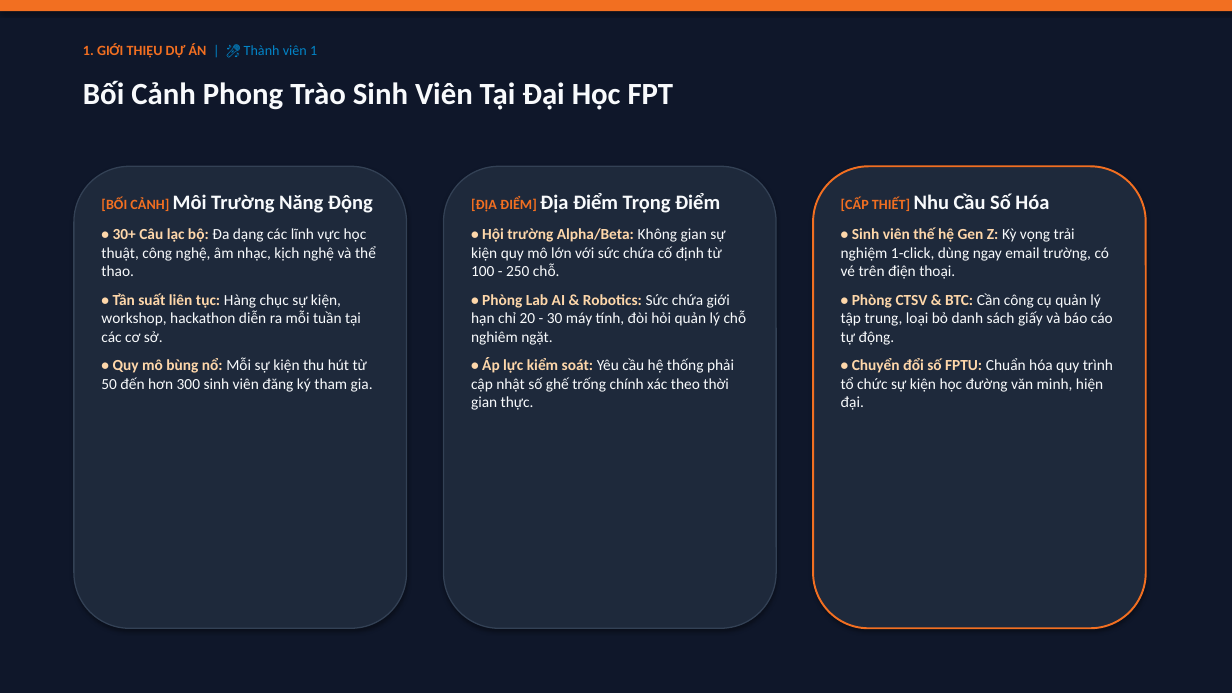
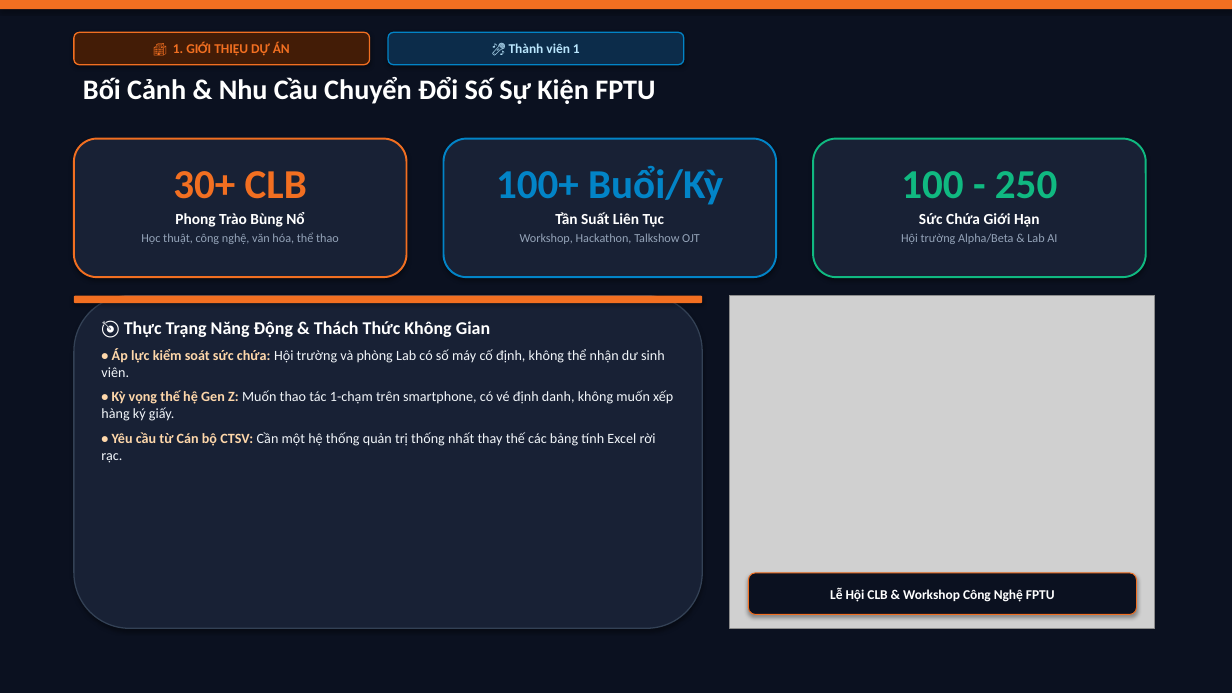
Before and after one commit to CongDung0506/FPTU-EventHub, a slide deck: slide 2 of SLIDE_THUYET_TRINH_FPTU_EVENTHUB.pptx. Drawn at 1232x693 pixels with LibreOffice and Linux fonts; fonts in the diff are those of the drawing; grey boxes stand for pictures. Boxes give left, top, right and bottom in pixels: in the first picture for what was removed or moved away, otherwise in the second. Text is boxed around its words. In the diff, an @@ line names an element or a change of style, - is before the commit and + after.

Commit message:
feat(slides): redesign presentation deck to Canva aesthetic with 26 high-impact slides, visual metric cards, embedded event photos, and battle boards

```diff
--- a/SLIDE_THUYET_TRINH_FPTU_EVENTHUB.pptx
+++ b/SLIDE_THUYET_TRINH_FPTU_EVENTHUB.pptx
@@ rectangle at box(0, 0, 1232, 693): fill #0F172A to #0B1120 @@
@@ rounded rectangle "🏫 1. GIỚI THIỆU DỰ ...": place and size @@
-rounded rectangle "🏫 1. GIỚI THIỆU DỰ ..." at box(83, 43, 317, 58)
+rounded rectangle "🏫 1. GIỚI THIỆU DỰ ..." at box(74, 32, 370, 65)
@@ rounded rectangle "🏫 1. GIỚI THIỆU DỰ ..." at box(74, 32, 370, 65): vertical alignment top to middle; fill none to #431C06; outline none to #F26F21 1 pt; shadow on @@
@@ text in rounded rectangle at box(173, 42, 290, 56): text changed; size 11 to 10.5 pt @@
-1. GIỚI THIỆU DỰ ÁN | 🎤 Thành viên 1
+🏫 1. GIỚI THIỆU DỰ ÁN
@@ rounded rectangle added at box(388, 32, 684, 65), fill #0C2C4A, outline #0284C7 1 pt, 10.5 pt, text #BAE6FD, bold @@
+🎤 Thành viên 1
@@ text at box(83, 77, 655, 104): text changed; size 24 to 22 pt; text colour #F8FAFC to #FFFFFF @@
-Bối Cảnh Phong Trào Sinh Viên Tại Đại Học FPT
+Bối Cảnh & Nhu Cầu Chuyển Đổi Số Sự Kiện FPTU
@@ rounded rectangle added at box(74, 139, 407, 277), fill #182135, outline #F26F21 1.5 pt @@
@@ rounded rectangle added at box(444, 139, 776, 277), fill #182135, outline #0284C7 1.5 pt @@
@@ rounded rectangle added at box(813, 139, 1146, 277), fill #182135, outline #10B981 1.5 pt @@
@@ rounded rectangle removed at box(74, 166, 407, 628) @@
@@ text added at box(141, 171, 339, 244), 9.5 pt, text #94A3B8 @@
+30+ CLB
+Phong Trào Bùng Nổ
+Học thuật, công nghệ, văn hóa, thể thao
@@ rounded rectangle removed at box(444, 166, 776, 628) @@
@@ text added at box(496, 166, 723, 244), 9.5 pt, text #94A3B8 @@
+100+ Buổi/Kỳ
+Tần Suất Liên Tục
+Workshop, Hackathon, Talkshow OJT
@@ rounded rectangle removed at box(813, 166, 1146, 628) @@
@@ text added at box(901, 171, 1057, 244), 9.5 pt, text #94A3B8 @@
+100 - 250
+Sức Chứa Giới Hạn
+Hội trường Alpha/Beta & Lab AI
@@ text removed at box(101, 194, 376, 392) @@
-[BỐI CẢNH] Môi Trường Năng Động
-• 30+ Câu lạc bộ: Đa dạng các lĩnh vực học thuật, công nghệ, âm nhạc, kịch nghệ và thể thao.
-• Tần suất liên tục: Hàng chục sự kiện, workshop, hackathon diễn ra mỗi tuần tại các cơ sở.
-• Quy mô bùng nổ: Mỗi sự kiện thu hút từ 50 đến hơn 300 sinh viên đăng ký tham gia.
@@ text removed at box(471, 193, 747, 410) @@
-[ĐỊA ĐIỂM] Địa Điểm Trọng Điểm
-• Hội trường Alpha/Beta: Không gian sự kiện quy mô lớn với sức chứa cố định từ 100 - 250 chỗ.
-• Phòng Lab AI & Robotics: Sức chứa giới hạn chỉ 20 - 30 máy tính, đòi hỏi quản lý chỗ nghiêm ngặt.
-• Áp lực kiểm soát: Yêu cầu hệ thống phải cập nhật số ghế trống chính xác theo thời gian thực.
@@ text removed at box(841, 193, 1113, 410) @@
-[CẤP THIẾT] Nhu Cầu Số Hóa
-• Sinh viên thế hệ Gen Z: Kỳ vọng trải nghiệm 1-click, dùng ngay email trường, có vé trên điện thoại.
-• Phòng CTSV & BTC: Cần công cụ quản lý tập trung, loại bỏ danh sách giấy và báo cáo tự động.
-• Chuyển đổi số FPTU: Chuẩn hóa quy trình tổ chức sự kiện học đường văn minh, hiện đại.
@@ rounded rectangle added at box(74, 296, 702, 628), fill #182135, outline #334155 1 pt @@
@@ rounded rectangle added at box(74, 296, 702, 303), fill #F26F21 @@
@@ picture added at box(730, 296, 1155, 628) @@
@@ text added at box(101, 321, 673, 463), 11 pt, text #F1F5F9 @@
+🎯 Thực Trạng Năng Động & Thách Thức Không Gian
+• Áp lực kiểm soát sức chứa: Hội trường và phòng Lab có số máy cố định, không thể nhận dư sinh viên.
+• Kỳ vọng thế hệ Gen Z: Muốn thao tác 1-chạm trên smartphone, có vé định danh, không muốn xếp hàng ký giấy.
+• Yêu cầu từ Cán bộ CTSV: Cần một hệ thống quản trị thống nhất thay thế các bảng tính Excel rời rạc.
@@ rounded rectangle added at box(749, 573, 1137, 615), fill #0B1120, outline #F26F21 0.75 pt, 10.5 pt, text #FFFFFF, bold @@
+Lễ Hội CLB & Workshop Công Nghệ FPTU
```
Also in this commit, not shown: 23 other slides changed, 2 slides added, 2 slides removed, 2 other files.
